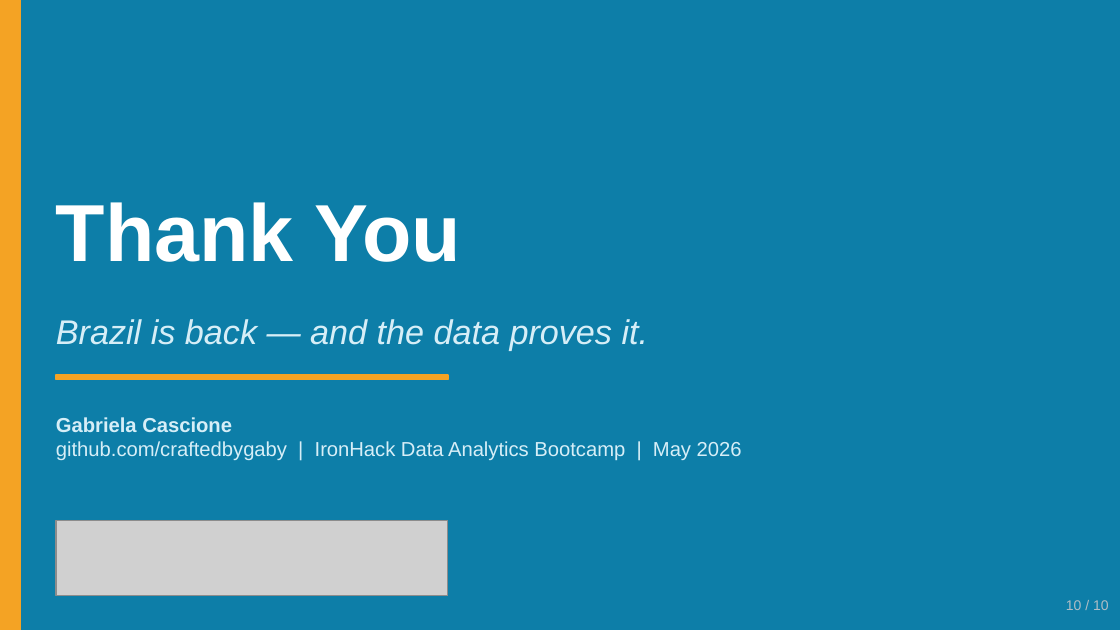
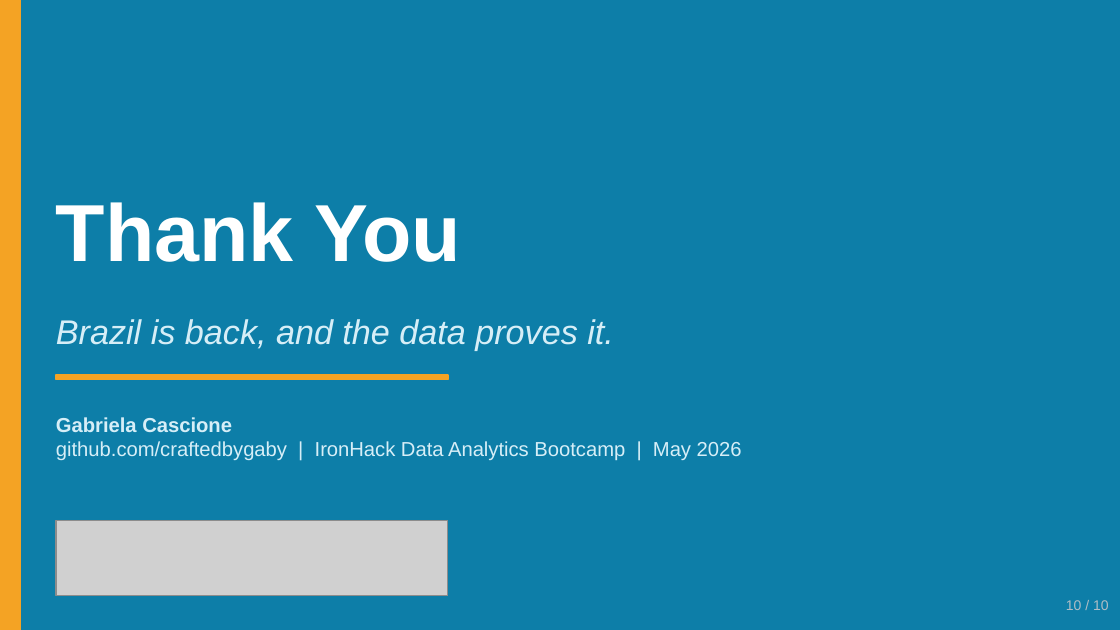
Before and after one commit to craftedbygaby/viewpoint_insights, a slide deck: slide 10 of brazils_road_back_presentation.pptx. Drawn at 1120x630 pixels with LibreOffice and Linux fonts; fonts in the diff are those of the drawing; grey boxes stand for pictures. Boxes give left, top, right and bottom in pixels: in the first picture for what was removed or moved away, otherwise in the second. Text is boxed around its words. In the diff, an @@ line names an element or a change of style, - is before the commit and + after.

```diff
--- a/brazils_road_back_presentation.pptx
+++ b/brazils_road_back_presentation.pptx
@@ text at [56,319,614,350]: text changed @@
-Brazil is back — and the data proves it.
+Brazil is back, and the data proves it.
```
Also in this commit, not shown: 2 other slides changed, 4 other files.
